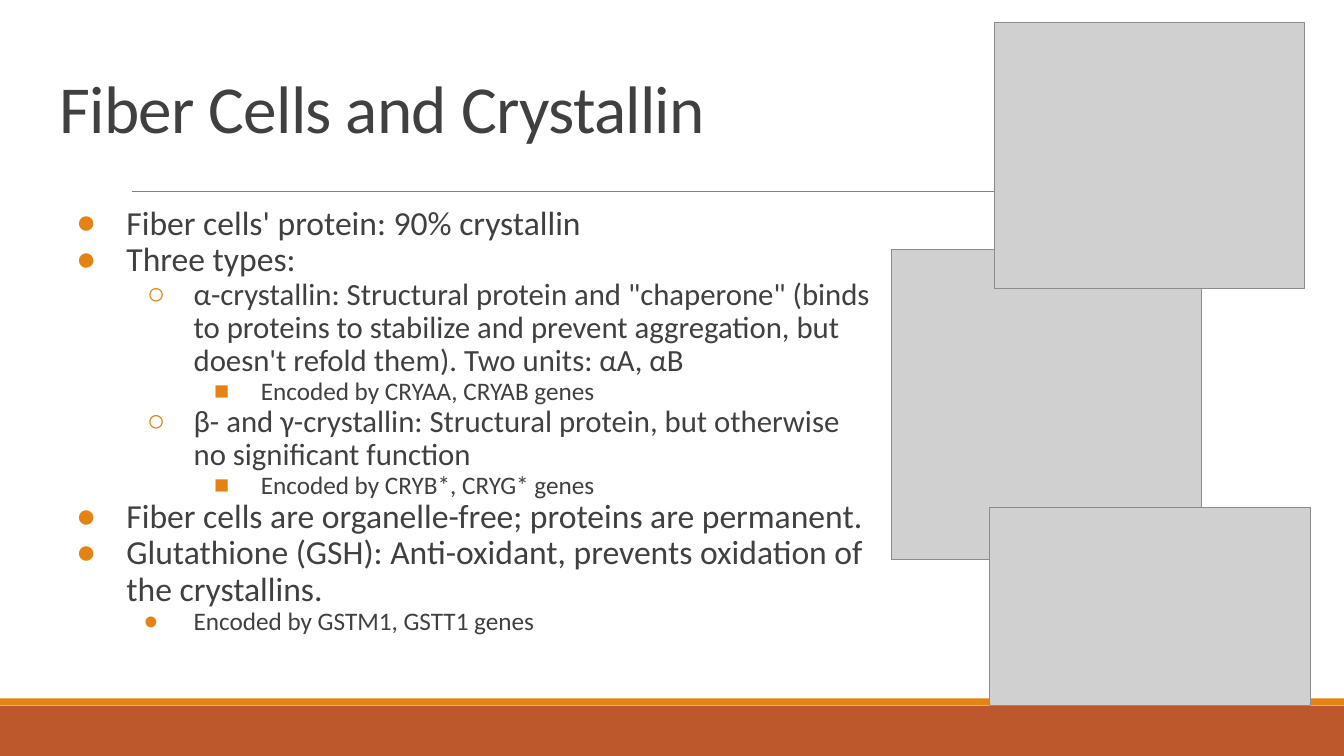
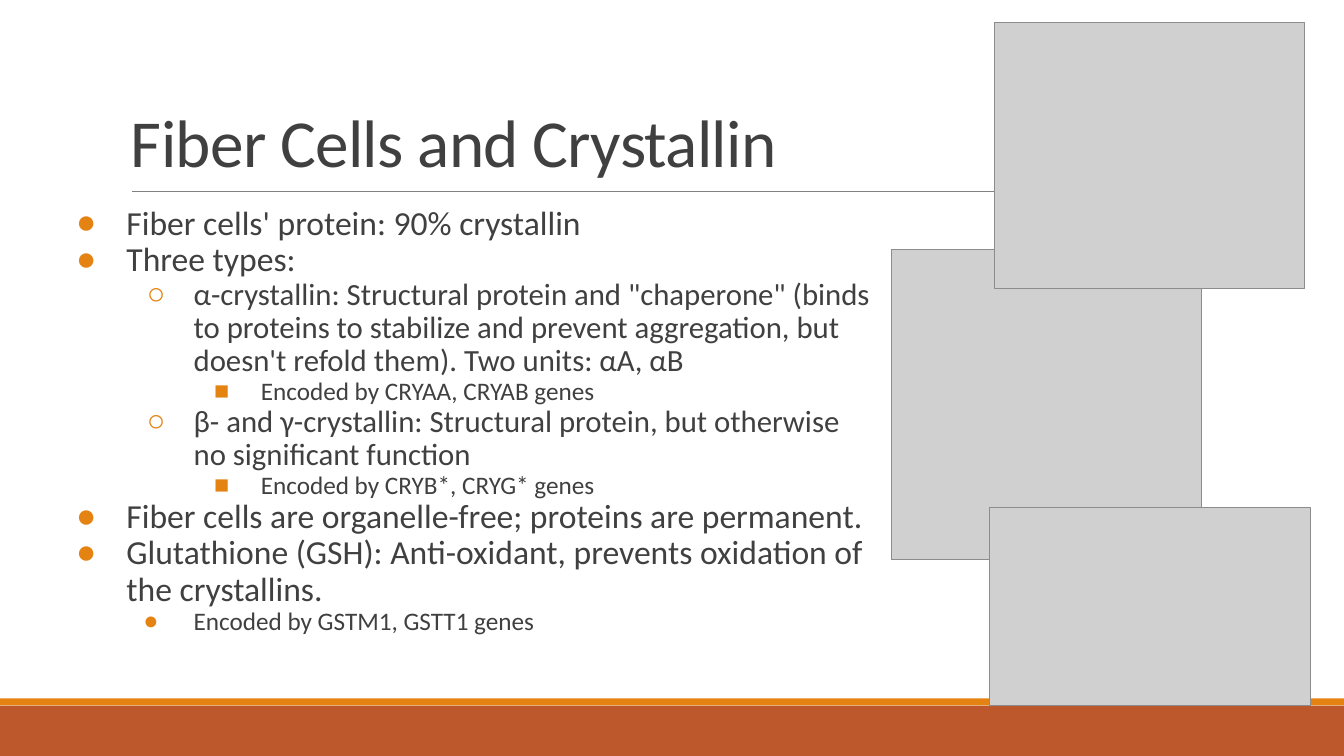
Before and after one commit to dyaom/REHS-2019, a slide deck: slide 4 of Cataract.pptx. Drawn at 1344x756 pixels with LibreOffice and Linux fonts; fonts in the diff are those of the drawing; grey boxes stand for pictures. Boxes give left, top, right and bottom in pixels: in the first picture for what was removed or moved away, otherwise in the second. Text is boxed around its words. In the diff, an @@ line names an element or a change of style, - is before the commit and + after.

```diff
--- a/Cataract.pptx
+++ b/Cataract.pptx
@@ text "Fiber Cells and Crystallin": place and size @@
-text "Fiber Cells and Crystallin" at <box>59,86,705,144</box>
+text "Fiber Cells and Crystallin" at <box>131,120,777,178</box>
@@ text "Fiber Cells and Crystallin" at <box>131,120,777,178</box>: vertical alignment top to bottom @@
```
Also in this commit, not shown: 2 other slides changed, 3 slides added, 24 other files.
